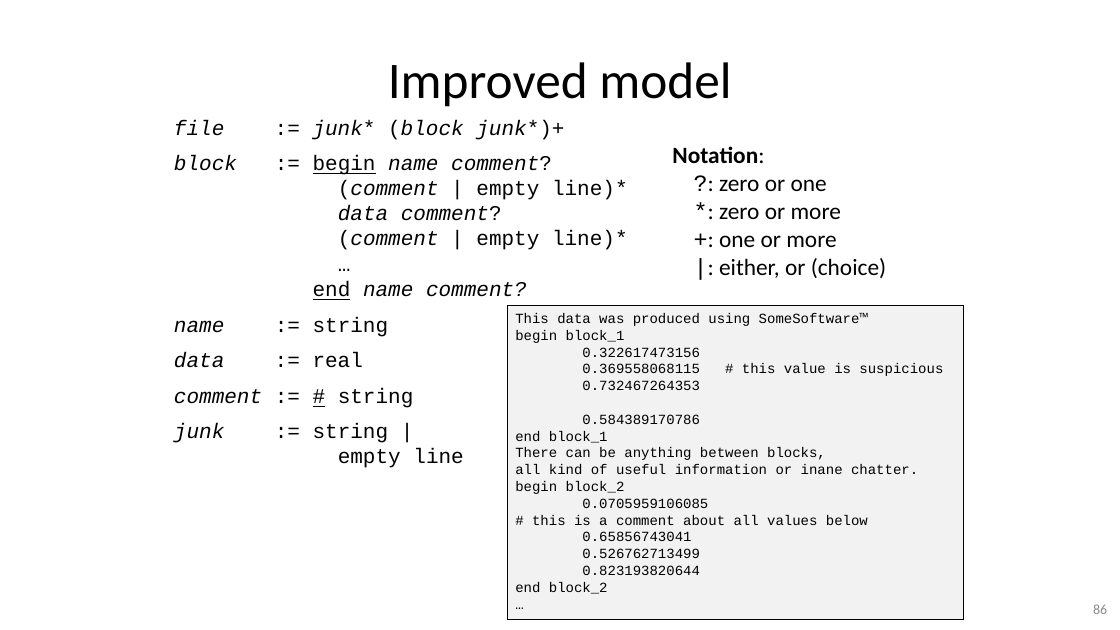
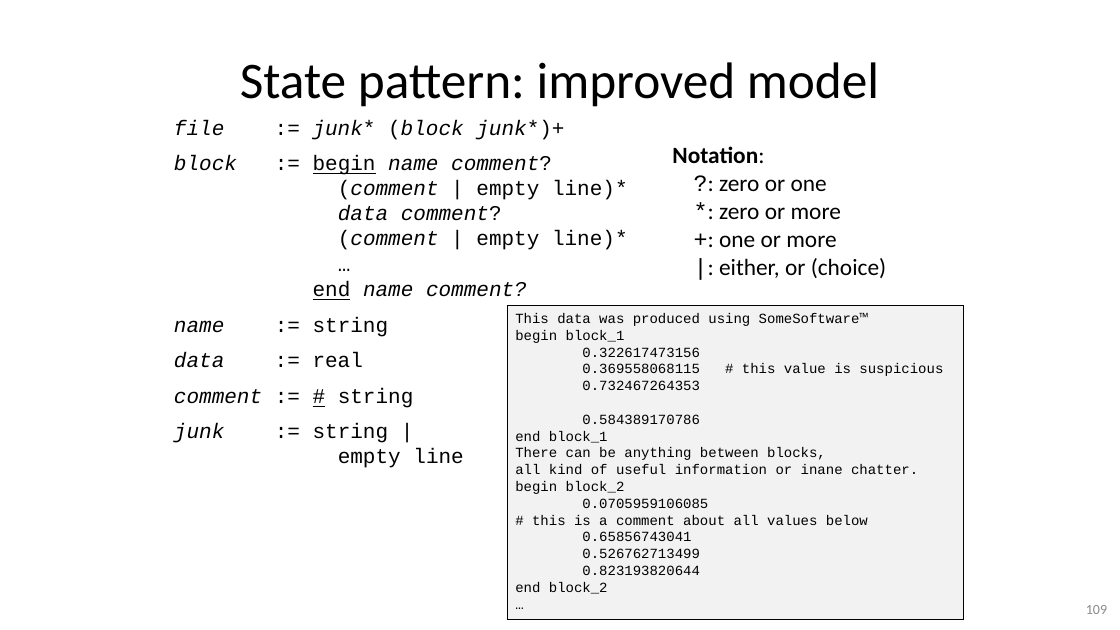
Before and after one commit to gjbex/Python-software-engineering, a slide deck: slide 109 of python_software_engineering.pptx (slide 86 before the commit). Drawn at 1120x630 pixels with LibreOffice and Linux fonts; fonts in the diff are those of the drawing. Boxes give left, top, right and bottom in pixels: in the first picture for what was removed or moved away, otherwise in the second. Text is boxed around its words. In the diff, an @@ line names an element or a change of style, - is before the commit and + after.

Commit message:
Add section on design patterns

```diff
--- a/python_software_engineering.pptx
+++ b/python_software_engineering.pptx
@@ title at <box>240,62,879,107</box>: text changed @@
-Improved model
+State pattern: improved model
@@ page number at <box>1086,605,1107,614</box>: text changed @@
-86
+109
```
Also in this commit, not shown: 11 other slides changed, 6 slides added.
